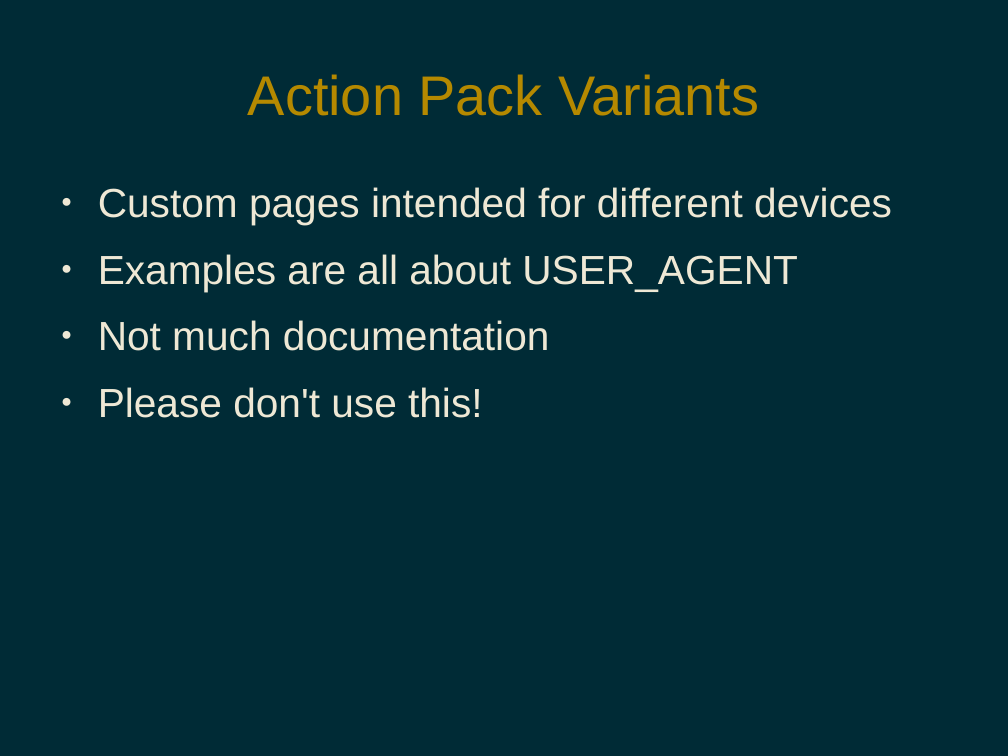
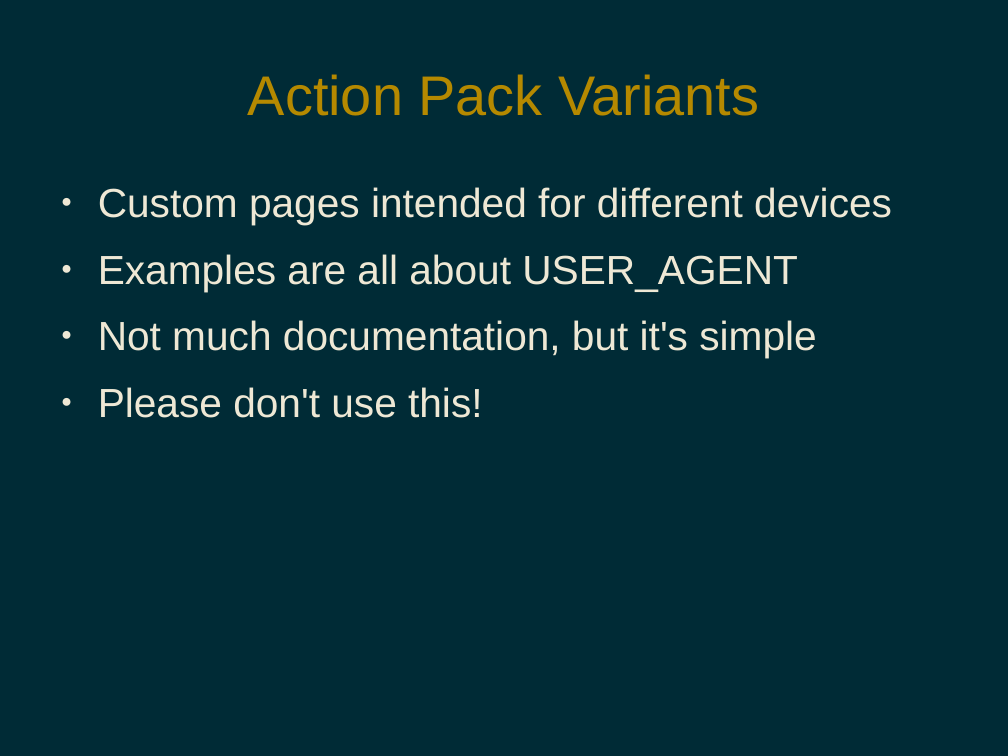
Before and after one commit to pdg137/rails41-pres, a slide deck: slide 5 of new-in-rails-4-1.odp (slide 4 before the commit). Drawn at 1008x756 pixels with LibreOffice and Linux fonts; fonts in the diff are those of the drawing. Boxes give left, top, right and bottom in pixels: in the first picture for what was removed or moved away, otherwise in the second. Text is boxed around its words. In the diff, an @@ line names an element or a change of style, - is before the commit and + after.

```diff
--- a/new-in-rails-4-1.odp
+++ b/new-in-rails-4-1.odp
@@ text at bbox=[98, 320, 816, 358]: text changed @@
-● Not much documentation
+● Not much documentation, but it's simple
```
Also in this commit, not shown: 4 other slides changed, 6 slides added, 3 slides removed.
